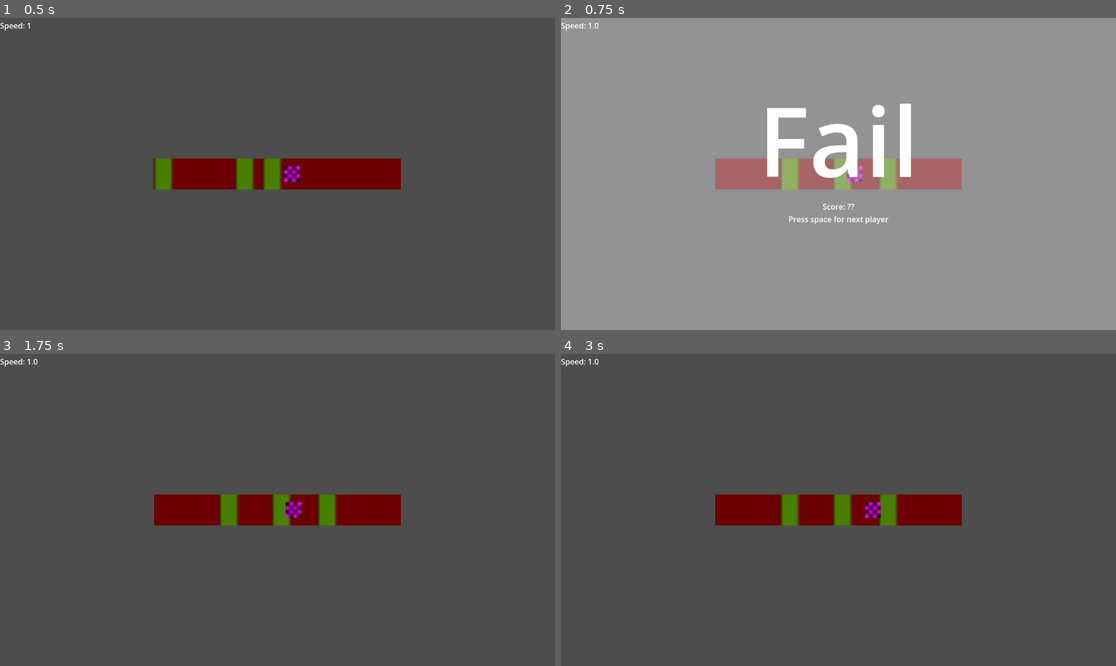
Above: before the commit, frames 1-4 (two rows, left to right).
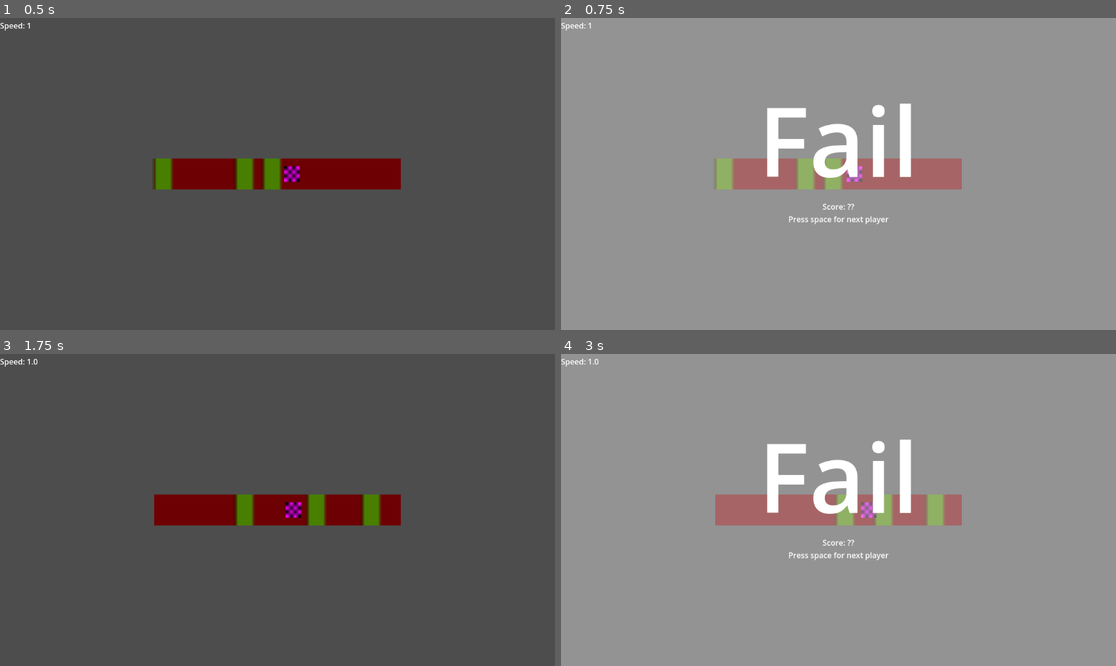
Above: after the commit, the same moments.

Repository: V3AI-Seven/English-Game
Game: Godot game, scene res://main_menu.tscn
Two runs of this game, one before a commit and one after it. Both use one fixed random seed, a clock stepped at 60 frames per second and the inputs below.
Inputs:
- Up to frame 1 (0.5 s): no input
- Up to frame 2 (0.75 s): hold Space from 0.53 s (still down)
- Up to frame 3 (1.75 s): release Space at 1.28 s; tap Space at 1.35, 1.52 s
- Up to frame 4 (3 s): tap Space at 1.82, 2.85 s; hold Space 2.03-2.78 s

Frame 1 is identical in both runs. In frame 2, 1.4% of the frame differs, in the area x 5-61%, y 1-56%; in frame 3, 1.8%; in frame 4, 100%, in the area x 0-100%, y 0-100%.
Error before the commit: Invalid access of index '0' on a base object of type: 'Array'. (res://pickPocketSelector.gd:36)

Commit message:
Fail logic

Diff:
--- a/main_menu.tscn
+++ b/main_menu.tscn
@@ -113,8 +113,8 @@
 horizontal_alignment = 1
 
 [connection signal="successPositionSig" from="pickPocketBar" to="selector" method="successPositionRecieved"]
-[connection signal="failSig" from="selector" to="pickPocketBar" method="failReset"]
 [connection signal="failSig" from="selector" to="failScreen" method="playerFail"]
+[connection signal="resetSig" from="selector" to="pickPocketBar" method="failReset"]
 [connection signal="resetSig" from="selector" to="failScreen" method="playerReset"]
 [connection signal="speedChange" from="selector" to="speedTracker" method="speedChange"]
 [connection signal="successSig" from="selector" to="pickPocketBar" method="successReset"]
--- a/pickPocketSelector.gd
+++ b/pickPocketSelector.gd
@@ -45,17 +45,19 @@
 				move = true
 			else:
 				print("Player failed at position "  + str(position.x))
-				speedChange.emit(1)
 				failSig.emit()
+				successPos.clear()
+
 				move = false
 				running = false
 		else:
 			resetSig.emit()
+			speed = 1
+			speedChange.emit(1)
+
 			await get_tree().create_timer(1).timeout
 			running = true
 			move = true
-			successPos.clear()
-
 
 
 
Not shown, added: .gitattributes
Not shown, added: .gitignore
